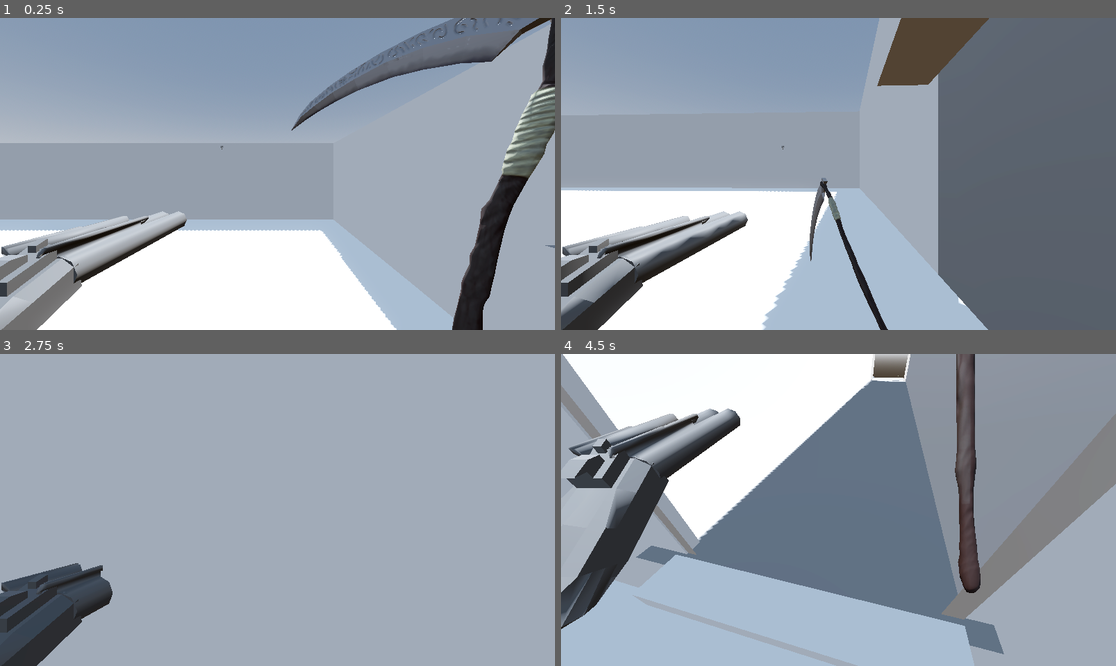
Above: before the commit, frames 1-4 (two rows, left to right).
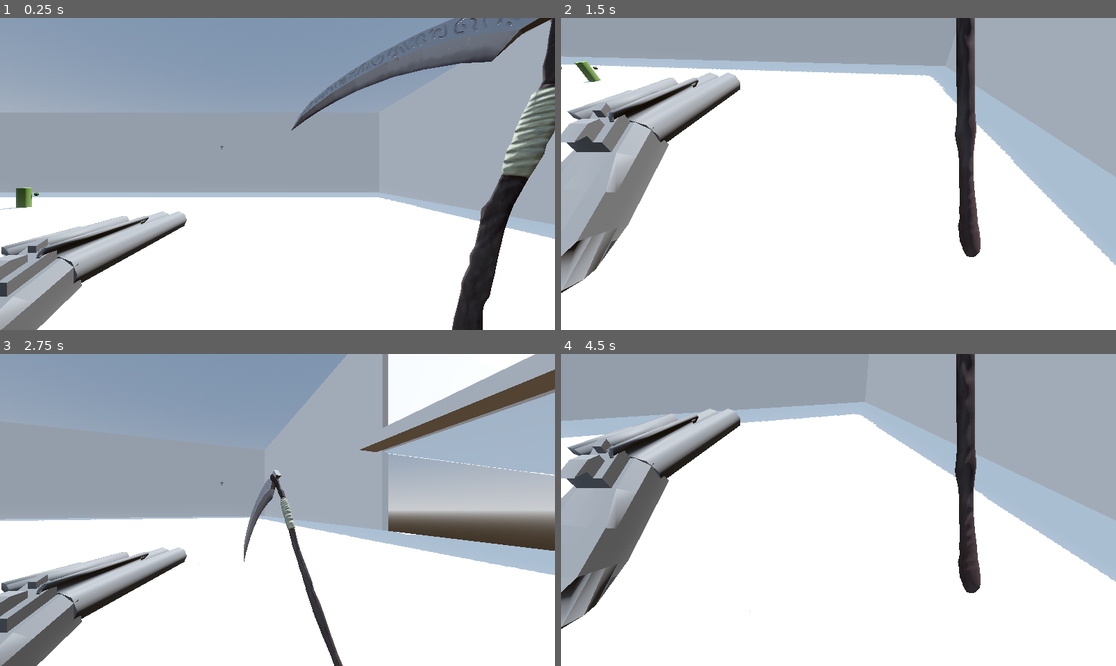
Above: after the commit, the same moments.

Repository: SeminixDev/pandora-boomer-shooter
Game: Godot game, scene res://World/world.tscn
Two runs of this game, one before a commit and one after it. Both use one fixed random seed, a clock stepped at 60 frames per second and the inputs below.
Inputs:
- Up to frame 1 (0.25 s): no input
- Up to frame 2 (1.5 s): hold Right (right1) 0.53-1.28 s; hold S (down2) 0.53-1.28 s; hold Down (down1) from 1.28 s (still down); tap A (left2) at 1.35 s
- Up to frame 3 (2.75 s): release Down (down1) at 2.03 s; hold Right (right1) from 2.03 s (still down); hold D (right2) from 2.03 s (still down)
- Up to frame 4 (4.5 s): release Right (right1) at 2.78 s; release D (right2) at 2.78 s; hold Up (up1) 2.78-3.53 s; tap W (up2) at 2.85 s; hold S (down2) 3.53-4.28 s; hold Left (left1) from 3.53 s (still down); tap A (left2) at 4.35 s

The runs differ from the first frame. In frame 1, 20% of the frame differs, in the area x 0-100%, y 0-100%; in frame 2, 79%; in frame 3, 63%; in frame 4, 86%.

Commit message:
Added leaper enemy

Diff:
--- a/Enemy/fiend_enemy.tscn
+++ b/Enemy/fiend_enemy.tscn
@@ -5,7 +5,7 @@
 [ext_resource type="PackedScene" uid="uid://3j4jqd73qq5e" path="res://Enemy/fiend_fireball.tscn" id="3_3j71v"]
 
 [sub_resource type="StandardMaterial3D" id="StandardMaterial3D_3j71v"]
-albedo_color = Color(0.8235294, 0, 0, 1)
+albedo_color = Color(0.56609225, 1.3837591e-06, 3.3691526e-07, 1)
 
 [sub_resource type="CylinderMesh" id="CylinderMesh_woqbv"]
 material = SubResource("StandardMaterial3D_3j71v")
--- a/Enemy/fiend_fireball.tscn
+++ b/Enemy/fiend_fireball.tscn
@@ -17,8 +17,9 @@
 [node name="FiendFireball" unique_id=1594382983 instance=ExtResource("1_kqdym")]
 transform = Transform3D(0.6, 0, 0, 0, 0.6, 0, 0, 0, 0.6, 0, 0, 0)
 collision_layer = 512
-collision_mask = 3
 speed = 20.0
+damage = null
+lifetime = null
 
 [node name="MeshInstance3D" parent="." index="0" unique_id=85184324]
 mesh = SubResource("SphereMesh_i4p84")
--- /dev/null
+++ b/Enemy/leaper_enemy.gd
@@ -0,0 +1,82 @@
+class_name LeaperEnemy extends BaseEnemy
+
+@export_group("Leaper Combat")
+@export var leap_range: float = 30.0
+@export var leap_force: float = 20.0
+@export var leap_damage: int = 25
+@export var telegraph_duration: float = 0.7
+@export var attack_cooldown: float = 4.0
+
+@onready var lunge_hitbox: Area3D = %LungeHitbox
+var time_since_last_attack: float = 0.0
+var lunge_direction: Vector3 = Vector3.ZERO
+
+func _ready() -> void:
+	super._ready()
+	lunge_hitbox.monitoring = false
+	lunge_hitbox.body_entered.connect(_on_lunge_hitbox_body_entered)
+
+func _process_behavior(delta: float) -> void:
+	time_since_last_attack += delta
+
+	var dist: float = 0.0
+	if target:
+		dist = global_position.distance_to(target.global_position)
+
+	match current_state:
+		State.IDLE:
+			if target: current_state = State.CHASE
+
+		State.CHASE:
+			if not target:
+				current_state = State.IDLE
+				return
+
+			face_target(delta)
+
+			if dist <= leap_range:
+				if time_since_last_attack >= attack_cooldown:
+					start_telegraph()
+				else:
+					pass
+
+			else:
+				var dir = global_position.direction_to(target.global_position).normalized()
+				velocity.x = move_toward(velocity.x, dir.x * speed, acceleration * delta)
+				velocity.z = move_toward(velocity.z, dir.z * speed, acceleration * delta)
+
+		State.ATTACK:
+			# If we hit the floor after leaving it, the leap is done
+			if is_on_floor() and velocity.y <= 0 and lunge_hitbox.monitoring:
+				finish_attack()
+
+func start_telegraph() -> void:
+	current_state = State.ATTACK
+	time_since_last_attack = 0.0
+	velocity = Vector3.ZERO
+
+	# Optional: Play a "crouching" telegraph animation here
+	# animation_player.play("telegraph")
+
+	await get_tree().create_timer(telegraph_duration).timeout
+
+	if current_state == State.ATTACK and target:
+		execute_leap()
+
+func execute_leap() -> void:
+	lunge_hitbox.monitoring = true
+	# Give a small upward boost + massive forward boost
+	lunge_direction = global_position.direction_to(target.global_position)
+	lunge_direction.y = 0.0
+	lunge_direction = lunge_direction.normalized()
+
+	velocity = lunge_direction * leap_force
+	velocity.y = 5.0 # Slight arc
+
+func finish_attack() -> void:
+	current_state = State.CHASE
+	lunge_hitbox.monitoring = false
+
+func _on_lunge_hitbox_body_entered(body: Node3D) -> void:
+	if body.has_method("take_damage") and body is Player:
+		body.take_damage(leap_damage)
--- /dev/null
+++ b/Enemy/leaper_enemy.tscn
@@ -0,0 +1,41 @@
+[gd_scene format=3 uid="uid://calrmc5t5bh81"]
+
+[ext_resource type="PackedScene" uid="uid://dshhth2hutp67" path="res://Enemy/base_enemy.tscn" id="1_jn4m6"]
+[ext_resource type="Script" uid="uid://bn8w5u3b86psd" path="res://Enemy/leaper_enemy.gd" id="2_r0rui"]
+
+[sub_resource type="CapsuleShape3D" id="CapsuleShape3D_r0rui"]
+
+[sub_resource type="StandardMaterial3D" id="StandardMaterial3D_r0rui"]
+albedo_color = Color(0.42223766, 0.2979863, 0.58260036, 1)
+
+[sub_resource type="CapsuleMesh" id="CapsuleMesh_r0rui"]
+material = SubResource("StandardMaterial3D_r0rui")
+
+[sub_resource type="SphereShape3D" id="SphereShape3D_r0rui"]
+
+[node name="Leaper" unique_id=2141865840 instance=ExtResource("1_jn4m6")]
+script = ExtResource("2_r0rui")
+leap_range = 40.0
+leap_force = 25.0
+leap_damage = 25
+telegraph_duration = 0.7
+attack_cooldown = 4.0
+
+[node name="AggroArea" parent="." index="1" unique_id=305742766]
+transform = Transform3D(40, 0, 0, 0, 40, 0, 0, 0, 40, 0, 0, 0)
+
+[node name="CollisionShape3D" parent="." index="3" unique_id=1782547481]
+transform = Transform3D(1.5, 0, 0, 0, -6.556708e-08, -1.5, 0, 1.5, -6.556708e-08, 0, 0, 0)
+shape = SubResource("CapsuleShape3D_r0rui")
+
+[node name="MeshInstance3D" parent="." index="4" unique_id=1751315410]
+transform = Transform3D(1.5, 0, 0, 0, -6.556708e-08, -1.5, 0, 1.5, -6.556708e-08, 0, 0, 0)
+mesh = SubResource("CapsuleMesh_r0rui")
+
+[node name="LungeHitbox" type="Area3D" parent="." index="5" unique_id=1607212943]
+unique_name_in_owner = true
+monitoring = false
+
+[node name="CollisionShape3D" type="CollisionShape3D" parent="LungeHitbox" index="0" unique_id=2111191629]
+transform = Transform3D(4, 0, 0, 0, 4, 0, 0, 0, 4, 0, 0, -1.1933339)
+shape = SubResource("SphereShape3D_r0rui")
--- a/Weapons/bullet.gd
+++ b/Weapons/bullet.gd
@@ -3,6 +3,10 @@
 @export var speed: float = 40.0
 @export var damage: int = 10
 @export var lifetime: float = 4.0
+
+@export_group("Damage Targets")
+@export var damage_player: bool = true
+@export var damage_enemy: bool = true
 
 var direction: Vector3 = Vector3.ZERO
 
@@ -23,7 +27,10 @@
 func _on_body_entered(body: Node3D) -> void:
 	# Damage the object if possible
 	if body.has_method("take_damage"):
-		body.take_damage(damage)
+		if body == Player and damage_player:
+			body.take_damage(damage)
+		if body == BaseEnemy and damage_enemy:
+			body.take_damage(damage)
 
 	# Destroy the bullet upon hitting anything (enemy, wall, etc.)
 	queue_free()
--- a/Weapons/bullet.tscn
+++ b/Weapons/bullet.tscn
@@ -14,6 +14,9 @@
 collision_layer = 256
 collision_mask = 7
 script = ExtResource("1_kxw81")
+speed = null
+damage = null
+lifetime = null
 
 [node name="MeshInstance3D" type="MeshInstance3D" parent="." unique_id=85184324]
 unique_name_in_owner = true
--- a/Weapons/player_bullet.tscn
+++ b/Weapons/player_bullet.tscn
@@ -8,7 +8,13 @@
 [sub_resource type="CapsuleMesh" id="CapsuleMesh_k8lgp"]
 material = SubResource("StandardMaterial3D_borst")
 
-[node name="Bullet" unique_id=1594382983 instance=ExtResource("1_borst")]
+[node name="PlayerBullet" unique_id=1594382983 instance=ExtResource("1_borst")]
+transform = Transform3D(0.2, 0, 0, 0, 0.2, 0, 0, 0, 0.2, 0, 0, 0)
+collision_mask = 5
+speed = 40.0
+damage = 10
+lifetime = 4.0
+damage_player = false
 
 [node name="MeshInstance3D" parent="." index="0" unique_id=85184324]
 mesh = SubResource("CapsuleMesh_k8lgp")
--- a/World/world.tscn
+++ b/World/world.tscn
@@ -4,6 +4,7 @@
 [ext_resource type="PackedScene" uid="uid://kpirgxt8ghgc" path="res://Enemy/ghoul_enemy.tscn" id="2_j8job"]
 [ext_resource type="PackedScene" uid="uid://kmboh0cmf6mb" path="res://Enemy/fiend_enemy.tscn" id="3_3f78f"]
 [ext_resource type="PackedScene" uid="uid://btxa0o25fwpub" path="res://Models/Mausoleum.glb" id="3_j8job"]
+[ext_resource type="PackedScene" uid="uid://calrmc5t5bh81" path="res://Enemy/leaper_enemy.tscn" id="4_k8do8"]
 
 [sub_resource type="ProceduralSkyMaterial" id="ProceduralSkyMaterial_fj7yv"]
 sky_horizon_color = Color(0.66224277, 0.6717428, 0.6867428, 1)
@@ -34,43 +35,64 @@
 
 [node name="Player" parent="." unique_id=1346923229 instance=ExtResource("1_62w18")]
 unique_name_in_owner = true
-transform = Transform3D(1, 0, 0, 0, 1, 0, 0, 0, 1, 54.254395, 1.3753426, 0.51128054)
+transform = Transform3D(1, 0, 0, 0, 1, 0, 0, 0, 1, 10.46158, -2.6307213, -0.76152754)
 collision_mask = 1
 max_health = 9999
 
 [node name="Enemies" type="Node" parent="." unique_id=828516008]
 
 [node name="Ghoul" parent="Enemies" unique_id=2141865840 instance=ExtResource("2_j8job")]
-transform = Transform3D(1, 0, 0, 0, 1, 0, 0, 0, 1, 33.828323, -2.1205542, -5.118181)
+transform = Transform3D(1, 0, 0, 0, 1, 0, 0, 0, 1, -18.14878, -5, -2.5243225)
 
 [node name="Ghoul2" parent="Enemies" unique_id=87174558 instance=ExtResource("2_j8job")]
-transform = Transform3D(1, 0, 0, 0, 1, 0, 0, 0, 1, 35.16623, -2.1205542, 4.6774845)
+transform = Transform3D(1, 0, 0, 0, 1, 0, 0, 0, 1, -7.2384787, -5, 14.78692)
 
 [node name="Ghoul3" parent="Enemies" unique_id=1874486684 instance=ExtResource("2_j8job")]
-transform = Transform3D(1, 0, 0, 0, 1, 0, 0, 0, 1, 37.734074, -2.1205542, -0.9497938)
+transform = Transform3D(1, 0, 0, 0, 1, 0, 0, 0, 1, -14.949145, -5, -10.053324)
+
+[node name="Ghoul6" parent="Enemies" unique_id=1876054345 instance=ExtResource("2_j8job")]
+transform = Transform3D(1, 0, 0, 0, 1, 0, 0, 0, 1, -26.271248, -5, -2.4234471)
+
+[node name="Ghoul7" parent="Enemies" unique_id=691410918 instance=ExtResource("2_j8job")]
+transform = Transform3D(1, 0, 0, 0, 1, 0, 0, 0, 1, -7.267089, -4.999996, -3.844901)
 
 [node name="Ghoul4" parent="Enemies" unique_id=16315766 instance=ExtResource("2_j8job")]
-transform = Transform3D(1, 0, 0, 0, 1, 0, 0, 0, 1, 31.43145, -2.1205542, 1.3184996)
+transform = Transform3D(1, 0, 0, 0, 1, 0, 0, 0, 1, -18.69667, -5, 7.0250974)
 
 [node name="Ghoul5" parent="Enemies" unique_id=1312230064 instance=ExtResource("2_j8job")]
-transform = Transform3D(1, 0, 0, 0, 1, 0, 0, 0, 1, 33.175694, -2.1205542, -2.521579)
+transform = Transform3D(1, 0, 0, 0, 1, 0, 0, 0, 1, -16.12601, -5, -20.290012)
 
 [node name="Fiend" parent="Enemies" unique_id=1432589674 instance=ExtResource("3_3f78f")]
-transform = Transform3D(1, 0, 0, 0, 1, 0, 0, 0, 1, 28.968037, -2, 9.266079)
+transform = Transform3D(1, 0, 0, 0, 1, 0, 0, 0, 1, -27.483421, -5, 19.474966)
 
 [node name="Fiend2" parent="Enemies" unique_id=1878183636 instance=ExtResource("3_3f78f")]
-transform = Transform3D(1, 0, 0, 0, 1, 0, 0, 0, 1, 29.323244, -2, 4.915812)
+transform = Transform3D(1, 0, 0, 0, 1, 0, 0, 0, 1, -24.583038, -5, -14.874963)
 
 [node name="Fiend3" parent="Enemies" unique_id=92895107 instance=ExtResource("3_3f78f")]
-transform = Transform3D(1, 0, 0, 0, 1, 0, 0, 0, 1, 24.846184, -2, 1.0407286)
+transform = Transform3D(1, 0, 0, 0, 1, 0, 0, 0, 1, -33.418007, -5.000002, -14.910084)
 
 [node name="Fiend4" parent="Enemies" unique_id=342559715 instance=ExtResource("3_3f78f")]
-transform = Transform3D(1, 0, 0, 0, 1, 0, 0, 0, 1, 22.846184, -2, 6.0407286)
+transform = Transform3D(1, 0, 0, 0, 1, 0, 0, 0, 1, -34.406563, -5, 9.375563)
+
+[node name="Leaper" parent="Enemies" unique_id=24567430 instance=ExtResource("4_k8do8")]
+transform = Transform3D(1, 0, 0, 0, 1, 0, 0, 0, 1, -27.400774, -5, -23.249495)
+leap_range = 30.0
+leap_force = 20.0
+
+[node name="Leaper3" parent="Enemies" unique_id=209316998 instance=ExtResource("4_k8do8")]
+transform = Transform3D(1, 0, 0, 0, 1, 0, 0, 0, 1, -33.71598, -5, -1.1963139)
+leap_range = 30.0
+leap_force = 20.0
+
+[node name="Leaper2" parent="Enemies" unique_id=2010694590 instance=ExtResource("4_k8do8")]
+transform = Transform3D(1, 0, 0, 0, 1, 0, 0, 0, 1, -12.985303, -5, 21.082893)
+leap_range = 30.0
+leap_force = 20.0
 
 [node name="Environment" type="Node" parent="." unique_id=2127158984]
 
 [node name="Mausoleum" parent="Environment" unique_id=1984913397 instance=ExtResource("3_j8job")]
-transform = Transform3D(0.1, 0, 0, 0, 0.1, 0, 0, 0, 0.1, 90, 0, 0)
+transform = Transform3D(0.2, 0, 0, 0, 0.2, 0, 0, 0, 0.2, 90, 0, 0)
 
 [node name="MeshInstance3D" type="MeshInstance3D" parent="Environment" unique_id=581760606]
 transform = Transform3D(17.764112, 0, 0, 0, 1, 0, 0, 0, 2.964498, 77.22977, 0.0904603, -0.18234241)
@@ -83,7 +105,7 @@
 shape = SubResource("ConvexPolygonShape3D_j8job")
 
 [node name="MeshInstance3D2" type="MeshInstance3D" parent="Environment" unique_id=776209074]
-transform = Transform3D(7.071478e-08, -1, 0, -1.6177655, -4.371139e-08, 0, 0, 0, 2.964498, 59.758404, -1.6411462, -0.18234241)
+transform = Transform3D(1.221379e-07, -1, -2.5916464e-07, -1.6177655, -7.54979e-08, 0, 1.0677635e-14, -8.742278e-08, 2.964498, 59.758404, -1.6411462, -0.18234241)
 mesh = SubResource("PlaneMesh_j8job")
 
 [node name="StaticBody3D" type="StaticBody3D" parent="Environment/MeshInstance3D2" unique_id=100603403]
Not shown, added: Enemy/leaper_enemy.gd.uid
